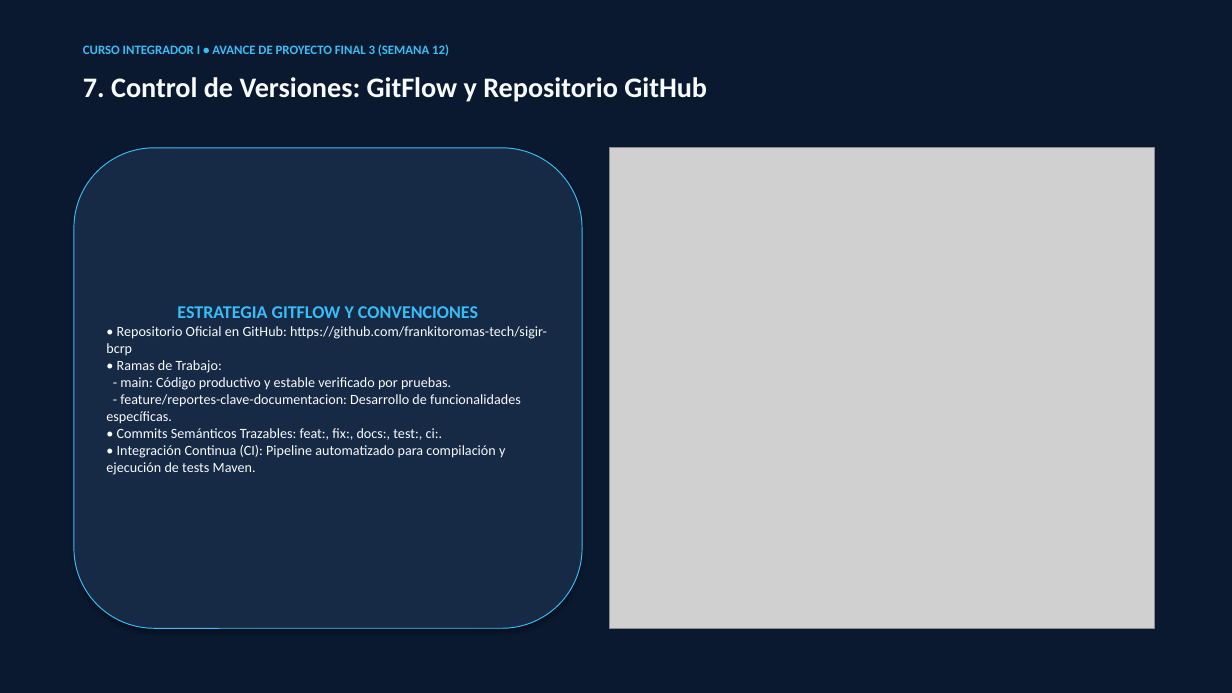
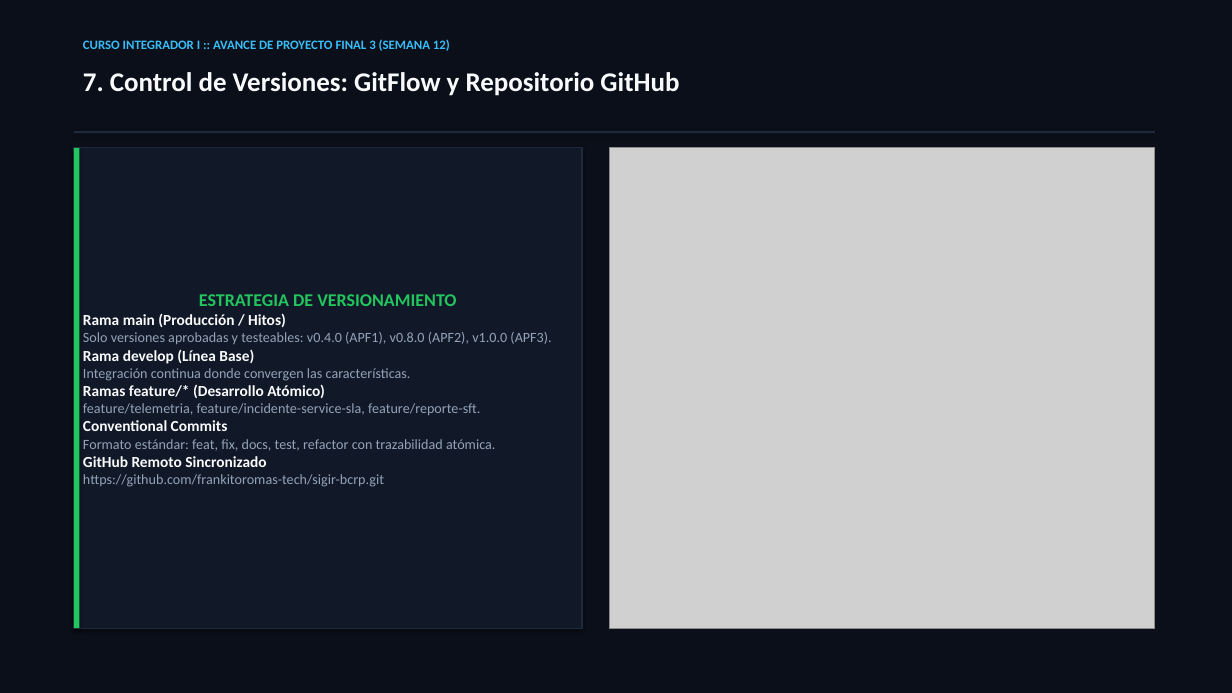
Before and after one commit to frankitoromas-tech/sigir-bcrp, a slide deck: slide 8 of 01_DOCUMENTACION_TECNICA/PRESENTACION_EJECUTIVA_APF3.pptx. Drawn at 1232x693 pixels with LibreOffice and Linux fonts; fonts in the diff are those of the drawing; grey boxes stand for pictures. Boxes give left, top, right and bottom in pixels: in the first picture for what was removed or moved away, otherwise in the second. Text is boxed around its words. In the diff, an @@ line names an element or a change of style, - is before the commit and + after.

Commit message:
docs(entregable3): actualizar email a frankitoromas@gmail.com, enriquecer tablas en anexos y refinar laminas ejecutivas sin figuras toscas

```diff
--- a/01_DOCUMENTACION_TECNICA/PRESENTACION_EJECUTIVA_APF3.pptx
+++ b/01_DOCUMENTACION_TECNICA/PRESENTACION_EJECUTIVA_APF3.pptx
@@ rectangle at (x1=0, y1=0, x2=1232, y2=693): fill #0A192F to #0B0F19 @@
@@ text at (x1=83, y1=38, x2=450, y2=53): text changed @@
-CURSO INTEGRADOR I • AVANCE DE PROYECTO FINAL 3 (SEMANA 12)
+CURSO INTEGRADOR I :: AVANCE DE PROYECTO FINAL 3 (SEMANA 12)
@@ text "7. Control de Versiones: GitFlow ..." at (x1=83, y1=72, x2=679, y2=96): size 22 to 21 pt @@
@@ rectangle "ESTRATEGIA DE VERSIONAMIENTO" at (x1=74, y1=148, x2=582, y2=628): rounded rectangle to rectangle; fill #172A45 to #111827; outline #38BDF8 0.75 pt to #1E293B 1 pt @@
@@ rectangle added at (x1=74, y1=131, x2=1155, y2=133), fill #1E293B @@
@@ rectangle added at (x1=74, y1=148, x2=79, y2=628), fill #22C55E @@
@@ text in rectangle at (x1=83, y1=294, x2=551, y2=487): text changed; text colour #F8FAFC to #94A3B8 @@
-ESTRATEGIA GITFLOW Y CONVENCIONES
-• Repositorio Oficial en GitHub: https://github.com/frankitoromas-tech/sigir-bcrp
-• Ramas de Trabajo:
-- main: Código productivo y estable verificado por pruebas.
-- feature/reportes-clave-documentacion: Desarrollo de funcionalidades específicas.
-• Commits Semánticos Trazables: feat:, fix:, docs:, test:, ci:.
-• Integración Continua (CI): Pipeline automatizado para compilación y ejecución de tests Maven.
+ESTRATEGIA DE VERSIONAMIENTO
+Rama main (Producción / Hitos)
+Solo versiones aprobadas y testeables: v0.4.0 (APF1), v0.8.0 (APF2), v1.0.0 (APF3).
+Rama develop (Línea Base)
+Integración continua donde convergen las características.
+Ramas feature/* (Desarrollo Atómico)
+feature/telemetria, feature/incidente-service-sla, feature/reporte-sft.
+Conventional Commits
+Formato estándar: feat, fix, docs, test, refactor con trazabilidad atómica.
+GitHub Remoto Sincronizado
+https://github.com/frankitoromas-tech/sigir-bcrp.git
```
Also in this commit, not shown: 9 other slides changed, 2 slides added, 2 slides removed, 20 other files.
